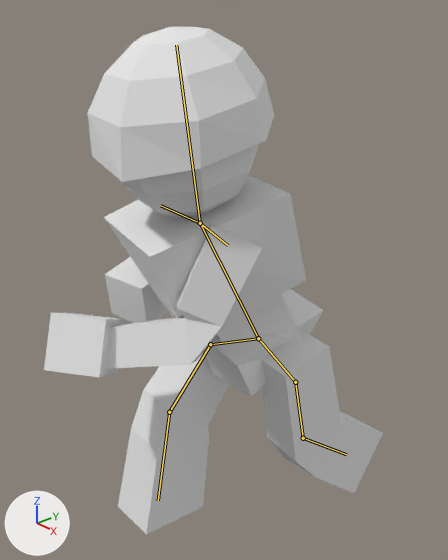
The Blender file キャラモデル/player/fire_motion/fire_walk/firewalk.blend as it was, and as the next commit left it.
Rendered twice from a 50 mm lens placed at (83.8, -81.4, 116.3), pointed at (-7.8, 0.8, 59.5). Arrows for +X, +Y and +Z are at lower left; the lights stay in place. Both versions are drawn at frame 20 of the action 'ArmatureAction'; the numbers are the values there. The bones that change are drawn over the model as lines.

Objects in the first picture: 'armL', 'body', 'cap', 'chest', 'handL', 'handR', 'head', 'legL', 'legR', 'spine'.
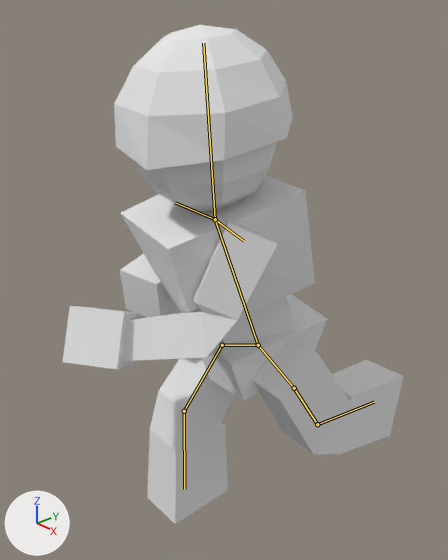
Boxes [x1, y1, x2, y2] around the edits, measured in the pictures (448 x 560 px):
```json
{"object": "cap", "change": "posed", "before": [87, 27, 274, 182], "after": [114, 25, 293, 170], "on screen": "6% shorter"}
{"object": "chest", "change": "posed", "before": [103, 175, 306, 328], "after": [120, 175, 315, 318], "on screen": "6% shorter"}
{"object": "legL", "change": "posed", "before": [262, 330, 383, 493], "after": [252, 338, 404, 454], "on screen": "25% wider, 29% shorter"}
{"object": "legR", "change": "posed", "before": [118, 352, 230, 534], "after": [147, 358, 235, 524]}
{"object": "armL", "change": "posed", "before": [105, 222, 262, 369], "after": [122, 219, 278, 361]}
{"object": "head", "change": "posed", "before": [118, 144, 258, 218], "after": [136, 142, 276, 213]}
{"object": "handL", "change": "posed", "before": [44, 313, 123, 377], "after": [62, 306, 139, 369]}
{"object": "spine", "change": "posed", "before": [204, 289, 323, 396], "after": [202, 294, 328, 401]}
{"object": "handR", "change": "posed", "before": [105, 257, 168, 323], "after": [120, 253, 178, 317], "on screen": "8% narrower"}
{"object": "body", "change": "posed", "before": [217, 294, 301, 346], "after": [223, 297, 300, 345], "on screen": "8% narrower, 8% shorter"}
{"bone": "Bone", "before": "(258, 338) to (200, 223)", "after": "(258, 345) to (215, 219)"}
{"bone": "Bone.001", "before": "(200, 223) to (176, 45)", "after": "(215, 219) to (203, 43)"}
{"bone": "Bone_L", "before": "(200, 223) to (228, 245)", "after": "(215, 219) to (244, 241)"}
{"bone": "Bone_R", "before": "(200, 223) to (160, 205)", "after": "(215, 219) to (175, 202)"}
{"bone": "Bone_L.004", "before": "(258, 338) to (295, 382)", "after": "(258, 345) to (294, 388)"}
{"bone": "Bone_L.005", "before": "(295, 382) to (303, 438)", "after": "(294, 388) to (317, 424)"}
{"bone": "Bone_L.006", "before": "(303, 438) to (346, 454)", "after": "(317, 424) to (374, 402)"}
{"bone": "Bone_R.004", "before": "(258, 338) to (210, 344)", "after": "(258, 345) to (222, 345)"}
{"bone": "Bone_R.005", "before": "(210, 344) to (169, 412)", "after": "(222, 345) to (184, 411)"}
{"bone": "Bone_R.006", "before": "(169, 412) to (158, 500)", "after": "(184, 411) to (184, 489)"}
```

Edits to the scene script, one JSON object a line:
```json
{"block": "bone_bone", "where": "bone_bone = bpy.data.objects['Armature'].pose.bones['Bone']"}
{"op": "set", "path": "bone_bone.location", "old": "(0.0, -0.138, 0.17)", "new": "(0.0, -0.189, 0.17)"}
{"op": "set", "path": "bone_bone.rotation_quaternion", "old": "(0.955, -0.215, -0.202, -0.018)", "new": "(0.967, -0.152, -0.2, -0.032)", "note": "degrees (-26, -23, 3) -> degrees (-18, -23, 0)"}
{"block": "bone_bone_001", "where": "bone_bone_001 = bpy.data.objects['Armature'].pose.bones['Bone.001']  # child of 'Bone'"}
{"op": "set", "path": "bone_bone_001.rotation_quaternion", "old": "(0.924, -0.138, 0.352, -0.062)", "new": "(0.928, -0.104, 0.352, -0.064)", "note": "degrees (-23, 39, -16) -> degrees (-18, 40, -14)"}
{"block": "bone_bone_l", "where": "bone_bone_l = bpy.data.objects['Armature'].pose.bones['Bone_L']  # child of 'Bone'"}
{"op": "set", "path": "bone_bone_l.rotation_quaternion", "old": "(0.995, 0.032, -0.086, 0.044)", "new": "(0.999, 0.011, -0.03, 0.037)", "note": "degrees (3, -10, 5) -> degrees (1, -3, 4)"}
{"block": "bone_bone_r", "where": "bone_bone_r = bpy.data.objects['Armature'].pose.bones['Bone_R']  # child of 'Bone'"}
{"op": "set", "path": "bone_bone_r.rotation_quaternion", "old": "(0.981, 0.031, 0.09, 0.167)", "new": "(0.985, 0.045, 0.032, 0.164)", "note": "degrees (5, 10, 20) -> degrees (6, 3, 19)"}
{"block": "bone_bone_l_004", "where": "bone_bone_l_004 = bpy.data.objects['Armature'].pose.bones['Bone_L.004']  # child of 'Bone'"}
{"op": "set", "path": "bone_bone_l_004.rotation_quaternion", "old": "(0.89, -0.034, -0.439, 0.116)", "new": "(0.936, 0.012, -0.335, 0.105)", "note": "degrees (-15, -51, 22) -> degrees (-3, -39, 14)"}
{"block": "bone_bone_l_005", "where": "bone_bone_l_005 = bpy.data.objects['Armature'].pose.bones['Bone_L.005']  # child of 'Bone_L.004'"}
{"op": "set", "path": "bone_bone_l_005.rotation_quaternion", "old": "(0.959, 0.205, 0.193, -0.007)", "new": "(0.927, 0.361, 0.096, 0.04)", "note": "degrees (25, 22, 4) -> degrees (43, 9, 8)"}
{"block": "bone_bone_l_006", "where": "bone_bone_l_006 = bpy.data.objects['Armature'].pose.bones['Bone_L.006']  # child of 'Bone_L.005'"}
{"op": "set", "path": "bone_bone_l_006.rotation_quaternion", "old": "(0.946, 0.317, -0.064, 0.008)", "new": "(0.924, 0.381, -0.045, -0.004)", "note": "degrees (37, -7, -1) -> degrees (45, -5, -2)"}
{"block": "bone_bone_r_004", "where": "bone_bone_r_004 = bpy.data.objects['Armature'].pose.bones['Bone_R.004']  # child of 'Bone'"}
{"op": "set", "path": "bone_bone_r_004.rotation_quaternion", "old": "(0.872, 0.216, -0.095, 0.428)", "new": "(0.955, 0.131, 0.0, 0.265)", "note": "degrees (18, -20, 49) -> degrees (15, -4, 30)"}
{"block": "bone_bone_r_005", "where": "bone_bone_r_005 = bpy.data.objects['Armature'].pose.bones['Bone_R.005']  # child of 'Bone_R.004'"}
{"op": "set", "path": "bone_bone_r_005.rotation_quaternion", "old": "(0.853, -0.44, 0.281, -0.031)", "new": "(0.926, -0.369, 0.056, -0.06)", "note": "degrees (-59, 27, -20) -> degrees (-44, 3, -9)"}
{"block": "bone_bone_r_006", "where": "bone_bone_r_006 = bpy.data.objects['Armature'].pose.bones['Bone_R.006']  # child of 'Bone_R.005'"}
{"op": "set", "path": "bone_bone_r_006.rotation_quaternion", "old": "(0.953, 0.304, 0.0, 0.008)", "new": "(0.94, 0.342, 0.005, -0.007)", "note": "degrees (35, 0, 1) -> degrees (40, 1, -1)"}
```
